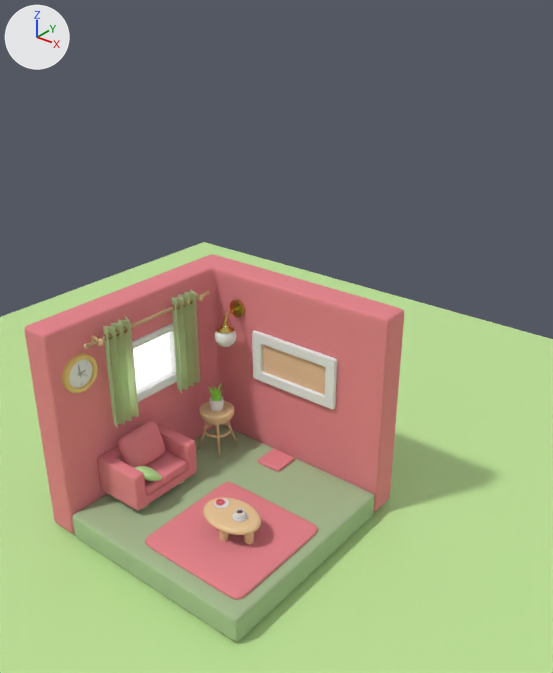
An edit to the Blender file room_practice.blend, drawn before and after from the same camera.
Camera for both pictures: a camera (50 mm lens) standing at (6.0, -6.37, 7.27) and looking at (-0.19, 1.37, 2.47). The axes (+X, +Y, +Z) are drawn at upper left. The lights are the same throughout.

The older version as bpy lines, for what is in view:
```python
me_cube = bpy.data.meshes.new('Cube')
me_cube.from_pydata(...)  # 40 vertices, 40 faces; spans x -1.98..1.52, y -1.52..1.98, z -1.76..1.37
me_cube.polygons.foreach_set('use_smooth', [True] * 40)
me_cube.materials.append(mat_material)  # pink #e7868d
me_cube_001 = bpy.data.meshes.new('Cube.001')
me_cube_001.from_pydata(...)  # a box spanning x -1.52..1.52, y -1.52..1.52, z -1.78..-1.37
me_cube_001.polygons.foreach_set('use_smooth', [True] * 6)
me_cube_001.materials.append(mat_material_001)  # green #a8be93
me_cube_008 = bpy.data.meshes.new('Cube.008')
me_cube_008.from_pydata(...)  # 20 vertices, 17 faces; spans x -2.039..-1.447, y -0.549..0.777, z -0.201..0.772
me_cube_008.polygons.foreach_set('use_smooth', [True] * 17)
# faces by material slot: [16, 1]
me_cube_008.materials.append(None)
me_cube_008.materials.append(mat_material_003)  # white #ffffff
ob_floor = bpy.data.objects.new('Floor', me_cube_001)
ob_floor.location = (0.0, 0.0, 1.8)
_m = ob_floor.modifiers.new('Bevel', 'BEVEL')
_m.segments = 2
_m.limit_method = 'WEIGHT'
_m.profile = 1.0
_m = ob_floor.modifiers.new('Subdivision', 'SUBSURF')
_m.levels = 2
ob_frame_001 = bpy.data.objects.new('Frame.001', me_cube_008)
ob_frame_001.location = (-0.19, 0.0, 1.8)
ob_frame_001.scale = (0.893, 0.992, 0.992)
_m = ob_frame_001.modifiers.new('Bevel', 'BEVEL')
_m.segments = 2
_m.limit_method = 'WEIGHT'
_m.profile = 1.0
_m = ob_frame_001.modifiers.new('Subdivision', 'SUBSURF')
_m.levels = 2
ob_window = bpy.data.objects.new('window', me_cube)
ob_window.location = (0.0, 0.0, 1.8)
_m = ob_window.modifiers.new('Bevel', 'BEVEL')
_m.segments = 2
_m.limit_method = 'WEIGHT'
_m.profile = 1.0
_m = ob_window.modifiers.new('Subdivision', 'SUBSURF')
_m.levels = 2
# also in view: 'BG' at (0.0, 0.0, 0.0); 'curtain.001' at (-1.4, 0.76, 2.25); 'Cube.002' at (-1.23, -0.39, 1.08); 'coffee_table' at (0.52, -0.46, 0.65); 'clock' at (-1.51, -1.09, 2.47)
```
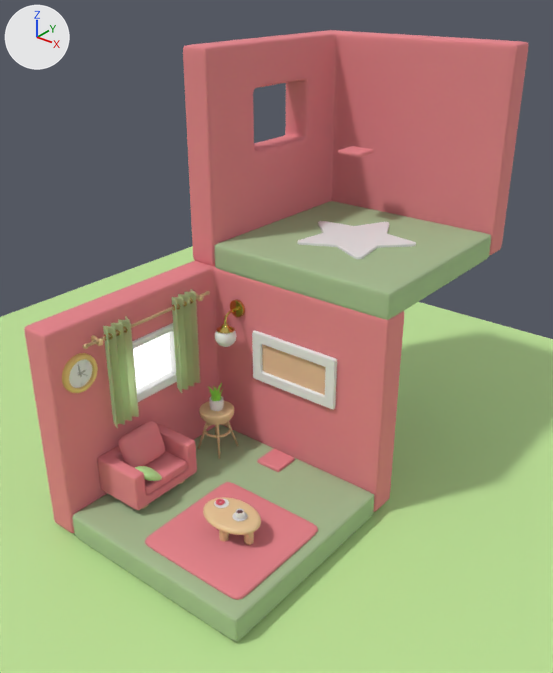
Edits to the scene script, one JSON object a line:
```json
{"op": "add", "block": "me_cube_017", "code": ["me_cube_017 = bpy.data.meshes.new('Cube.017')", "me_cube_017.from_pydata(...)  # 44 vertices, 42 faces; spans x -0.85..0.85, y -0.85..0.85, z -0.04..0.04", "me_cube_017.polygons.foreach_set('use_smooth', [True] * 42)", "me_cube_017.materials.append(mat_material)  # pink #e7868d"]}
{"op": "add", "block": "me_circle_005", "code": ["me_circle_005 = bpy.data.meshes.new('Circle.005')", "me_circle_005.from_pydata(...)  # 1870 vertices, 1797 faces; spans x -0.87..0.87, y -0.75..0.92, z 0.0..0.24", "me_circle_005.polygons.foreach_set('use_smooth', [True] * 1797)"]}
{"op": "add", "block": "ob_rug_002", "code": ["ob_rug_002 = bpy.data.objects.new('Rug.002', me_cube_017)", "ob_rug_002.location = (-0.57, 3.83, 4.64)", "ob_rug_002.scale = (0.25, 0.25, 0.78)", "_m = ob_rug_002.modifiers.new('Subdivision', 'SUBSURF')", "_m.levels = 2"]}
{"op": "add", "block": "ob_circle_003", "code": ["ob_circle_003 = bpy.data.objects.new('Circle.003', me_circle_005)", "ob_circle_003.location = (0.0, 3.05, 3.52)", "ob_circle_003.scale = (1.0, 1.0, 0.227)"]}
{"op": "add", "block": "ob_floor_001", "code": ["ob_floor_001 = bpy.data.objects.new('Floor.001', me_cube_001.copy())  # the mesh of ob_floor", "ob_floor_001.location = (0.0, 3.05, 4.91)", "_m = ob_floor_001.modifiers.new('Bevel', 'BEVEL')", "_m.segments = 2", "_m.limit_method = 'WEIGHT'", "_m.profile = 1.0", "_m = ob_floor_001.modifiers.new('Subdivision', 'SUBSURF')", "_m.levels = 2"]}
{"op": "add", "block": "ob_window_001", "code": ["ob_window_001 = bpy.data.objects.new('window.001', me_cube.copy())  # the mesh of ob_window", "ob_window_001.location = (0.0, 3.05, 4.91)", "_m = ob_window_001.modifiers.new('Bevel', 'BEVEL')", "_m.segments = 2", "_m.limit_method = 'WEIGHT'", "_m.profile = 1.0", "_m = ob_window_001.modifiers.new('Subdivision', 'SUBSURF')", "_m.levels = 2"]}
```

Changed parts and their boxes [x1, y1, x2, y2] in the pictures (553 x 673 px):
```json
{"object": "window.001", "change": "added", "after": [183, 30, 529, 266], "on screen": "pink"}
{"object": "Floor.001", "change": "added", "after": [215, 201, 491, 320]}
{"object": "Circle.003", "change": "added", "after": [297, 221, 416, 259]}
{"object": "Rug.002", "change": "added", "after": [338, 146, 374, 157]}
```
